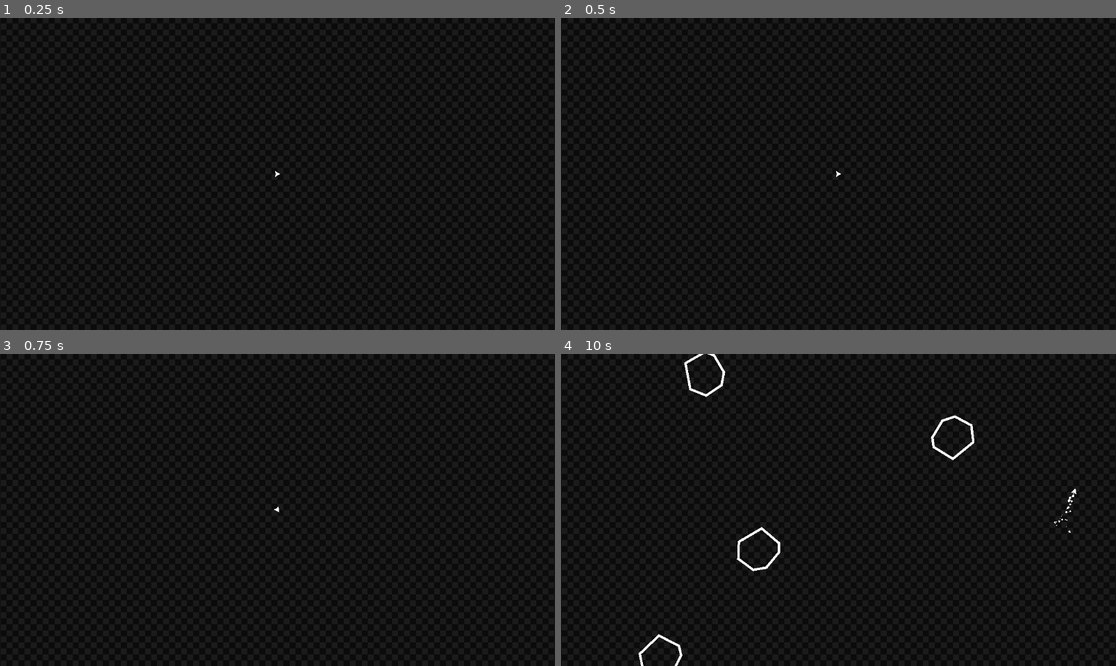
Above: before the commit, frames 1-4 (two rows, left to right).
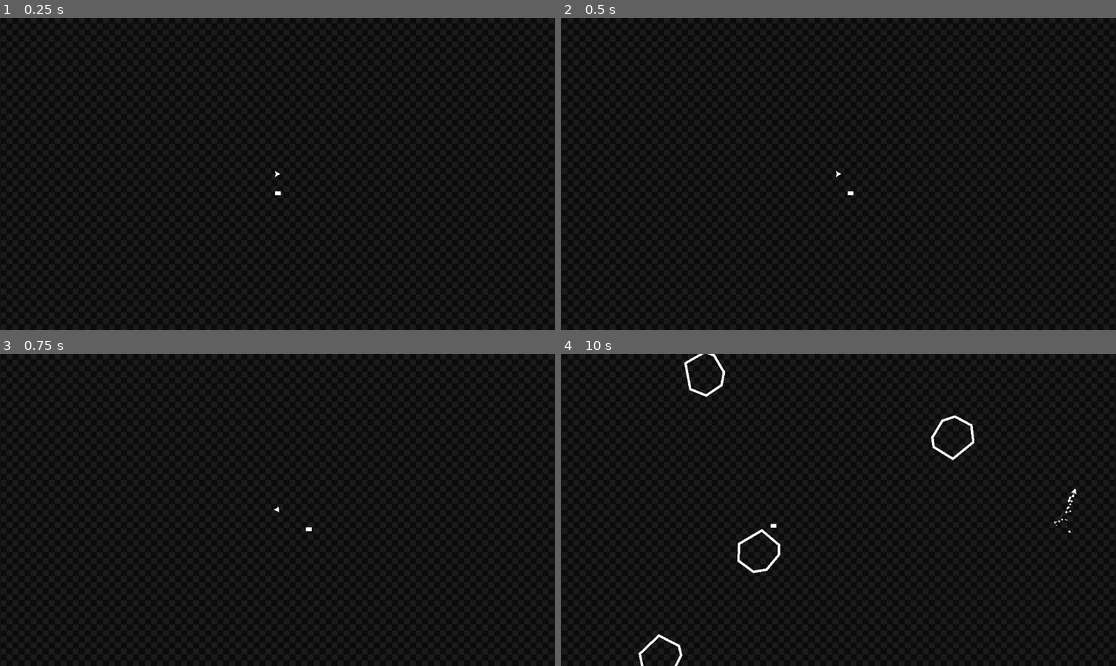
Above: after the commit, the same moments.

Repository: VI6IX/asteroidestroy
Game: Godot game, scene res://scenes/main.tscn
Same seed, same stepped clock (60 frames per second), same inputs: the game is played once before the commit and once after it.
Inputs (mouse positions are in pixels of both pictures, inside the frame that each line leads up to):
- Up to frame 1 (0.25 s): no input
- Up to frame 2 (0.5 s): no input
- Up to frame 3 (0.75 s): tap Enter at 0.5 s; move the mouse to (399, 494) at 0.52 s; hold D (pan_Right) from 0.53 s (still down); hold Space (shoot, bound only after the commit) from 0.53 s (still down)
- Up to frame 4 (10 s): click (960, 494) at 0.8 s; move the mouse to (727, 525) at 1.27 s; release D (pan_Right) at 1.28 s; release Space (shoot, bound only after the commit) at 1.28 s; hold A (pan_Left) 1.28-2.03 s; click (727, 525) at 1.35 s; tap Space (shoot, bound only after the commit) every 1.5 s from 1.55 to 9.05 s; tap Enter at 2 s; move the mouse to (894, 441) at 2.02 s; hold D (pan_Right) 2.03-2.78 s; hold Space (shoot, bound only after the commit) 2.03-2.78 s; click (894, 441) at 2.3 s; move the mouse to (810, 572) at 2.77 s; hold W (thrust) 2.78-3.53 s; click (810, 572) at 2.85 s; move the mouse to (1005, 556) at 3.52 s; hold Space (shoot, bound only after the commit) 3.53-4.28 s; hold A (pan_Left) 3.53-5.78 s; click (1005, 556) at 3.8 s; move the mouse to (672, 463) at 4.27 s; click (672, 463) at 4.35 s; move the mouse to (866, 510) at 5.02 s; hold Space (shoot, bound only after the commit) 5.03-5.78 s; click (866, 510) at 5.3 s; move the mouse to (755, 432) at 5.77 s; hold D (pan_Right) 5.78-6.53 s; click (755, 432) at 5.85 s; move the mouse to (960, 494) at 6.52 s; hold W (thrust) 6.53-7.28 s; hold Space (shoot, bound only after the commit) 6.53-7.28 s; click (960, 494) at 6.8 s; move the mouse to (727, 525) at 7.27 s; hold D (pan_Right) 7.28-8.03 s; click (727, 525) at 7.35 s; move the mouse to (894, 441) at 8.02 s; hold Space (shoot, bound only after the commit) 8.03-8.78 s; hold A (pan_Left) 8.03-9.53 s; click (894, 441) at 8.3 s; move the mouse to (810, 572) at 8.77 s; click (810, 572) at 8.85 s; move the mouse to (1005, 556) at 9.52 s; hold W (thrust) from 9.53 s (still down); hold Space (shoot, bound only after the commit) from 9.53 s (still down); click (1005, 556) at 9.8 s

The runs differ from the first frame. In frame 1, less than 0.1% of the frame differs, in the area x 49-51%, y 55-57%; in frame 2, less than 0.1%; in frame 3, less than 0.1%; in frame 4, 0.3%, in the area x 31-40%, y 54-71%.

Commit message:
feat: add thrust sfx and bullet scene

Diff:
--- a/project.godot
+++ b/project.godot
@@ -41,6 +41,6 @@
 }
 shoot={
 "deadzone": 0.2,
-"events": [Object(InputEventMouseButton,"resource_local_to_scene":false,"resource_name":"","device":-1,"window_id":0,"alt_pressed":false,"shift_pressed":false,"ctrl_pressed":false,"meta_pressed":false,"button_mask":0,"position":Vector2(0, 0),"global_position":Vector2(0, 0),"factor":1.0,"button_index":1,"canceled":false,"pressed":false,"double_click":false,"script":null)
+"events": [Object(InputEventKey,"resource_local_to_scene":false,"resource_name":"","device":-1,"window_id":0,"alt_pressed":false,"shift_pressed":false,"ctrl_pressed":false,"meta_pressed":false,"pressed":false,"keycode":32,"physical_keycode":0,"key_label":0,"unicode":32,"location":0,"echo":false,"script":null)
 ]
 }
--- /dev/null
+++ b/scenes/bullet.tscn
@@ -0,0 +1,17 @@
+[gd_scene load_steps=3 format=3 uid="uid://cbl1l66gwby0o"]
+
+[ext_resource type="Script" uid="uid://cscpu0h2pvry6" path="res://scripts/bullet.gd" id="1_mkf8s"]
+
+[sub_resource type="RectangleShape2D" id="RectangleShape2D_h1aey"]
+size = Vector2(24, 16)
+
+[node name="Bullet" type="CharacterBody2D"]
+script = ExtResource("1_mkf8s")
+
+[node name="Polygon2D" type="Polygon2D" parent="."]
+polygon = PackedVector2Array(0, -8, 24.000015, -8, 24.000015, 8.000002, 0, 8.000002)
+uv = PackedVector2Array(0, -8, 24.000015, -8, 24.000015, 8.000002, 0, 8.000002)
+
+[node name="CollisionShape2D" type="CollisionShape2D" parent="."]
+position = Vector2(12, 0)
+shape = SubResource("RectangleShape2D_h1aey")
--- a/scenes/main.tscn
+++ b/scenes/main.tscn
@@ -1,8 +1,10 @@
-[gd_scene load_steps=4 format=3 uid="uid://d3ywxnuywqkas"]
+[gd_scene load_steps=6 format=3 uid="uid://d3ywxnuywqkas"]
 
 [ext_resource type="Texture2D" uid="uid://bwjh8jchtqmkd" path="res://sprites/Checkers.jpg" id="1_sugp2"]
 [ext_resource type="PackedScene" uid="uid://da4a51vt5oopy" path="res://scenes/player.tscn" id="2_0wfyh"]
 [ext_resource type="PackedScene" uid="uid://cobe1su6w6kvs" path="res://scenes/asteroid_spawner.tscn" id="3_sugp2"]
+[ext_resource type="PackedScene" uid="uid://cbl1l66gwby0o" path="res://scenes/bullet.tscn" id="4_jyhfs"]
+[ext_resource type="PackedScene" uid="uid://ea2vv836t3ay" path="res://scenes/components/component_wrap.tscn" id="5_tbgi4"]
 
 [node name="Main" type="Node2D"]
 
@@ -20,3 +22,9 @@
 zoom = Vector2(0.5, 0.5)
 
 [node name="Asteroid Spawner" parent="." instance=ExtResource("3_sugp2")]
+
+[node name="Bullet" parent="." instance=ExtResource("4_jyhfs")]
+position = Vector2(-26, 80)
+
+[node name="WrapComponent" parent="Bullet" node_paths=PackedStringArray("COMPONENT_PARENT") instance=ExtResource("5_tbgi4")]
+COMPONENT_PARENT = NodePath("..")
--- a/scenes/player.tscn
+++ b/scenes/player.tscn
@@ -1,8 +1,10 @@
-[gd_scene load_steps=5 format=3 uid="uid://da4a51vt5oopy"]
+[gd_scene load_steps=7 format=3 uid="uid://da4a51vt5oopy"]
 
 [ext_resource type="Script" uid="uid://dthepradiqjj3" path="res://scripts/PlayerInput.gd" id="1_g2els"]
 [ext_resource type="PackedScene" uid="uid://ea2vv836t3ay" path="res://scenes/components/component_wrap.tscn" id="2_qhqgy"]
 [ext_resource type="PackedScene" uid="uid://b0hbky5vy6dgi" path="res://scenes/particles/particles_thrust.tscn" id="3_qhqgy"]
+[ext_resource type="AudioStream" uid="uid://cri1cx0nhf7cj" path="res://audio/sfx_thrust.wav" id="4_dqkch"]
+[ext_resource type="AudioStream" uid="uid://7nryn2vgjl4c" path="res://audio/sfx_shoot.wav" id="5_qlg0r"]
 
 [sub_resource type="CircleShape2D" id="CircleShape2D_rnjyy"]
 radius = 11.045361
@@ -31,4 +33,8 @@
 [node name="component_wrap" parent="." node_paths=PackedStringArray("COMPONENT_PARENT") instance=ExtResource("2_qhqgy")]
 COMPONENT_PARENT = NodePath("..")
 
-[node name="AudioStreamPlayer2D" type="AudioStreamPlayer2D" parent="."]
+[node name="sfx_thrust" type="AudioStreamPlayer2D" parent="."]
+stream = ExtResource("4_dqkch")
+
+[node name="sfx_shoot" type="AudioStreamPlayer2D" parent="."]
+stream = ExtResource("5_qlg0r")
--- a/scripts/PlayerInput.gd
+++ b/scripts/PlayerInput.gd
@@ -1,6 +1,7 @@
 extends CharacterBody2D
 @export var Raycast : RayCast2D;
 @onready var particles_thrust : Node2D = %particles_thrust.get_child(0);
+@onready var sfx_thrust : AudioStreamPlayer2D = $sfx_thrust;
 
 @export var PAN_SPEED : float = 5;
 @export var ACCELERATION : Vector2;
@@ -27,6 +28,8 @@
 		ACCELERATION = transform.x * THRUST_FORCE * delta;
 		velocity += ACCELERATION;
 		particles_thrust.set_emitting(true);
+		sfx_thrust.play();
+		#sfx_thrust_pitch_variation();
 		if velocity.length() >= MAX_SPEED:
 			velocity = velocity.limit_length(MAX_SPEED);
 
--- a/scripts/asteroid.gd
+++ b/scripts/asteroid.gd
@@ -15,4 +15,4 @@
 func _on_visible_on_screen_notifier_2d_screen_exited() -> void:
 	queue_free();
 	GLOBAL_VARIABLES.asteroid_count -= 1;
-	print("Off-screen asteroid destroyed; asteroid count reduced to " + str(GLOBAL_VARIABLES.asteroid_count));
+	#print("Off-screen asteroid destroyed; asteroid count reduced to " + str(GLOBAL_VARIABLES.asteroid_count));
--- a/scripts/asteroid_spawner.gd
+++ b/scripts/asteroid_spawner.gd
@@ -20,10 +20,10 @@
 
 func _on_timer_timeout() -> void:
 	if GLOBAL_VARIABLES.asteroid_count < GLOBAL_VARIABLES.asteroid_limit:
-		print("Asteroids can be instantiated.");
+		#print("Asteroids can be instantiated.");
 		Instantiate_Asteroid();
 		GLOBAL_VARIABLES.asteroid_count += 1;
-		print("Asteroid Count: " + str(GLOBAL_VARIABLES.asteroid_count));
+		#print("Asteroid Count: " + str(GLOBAL_VARIABLES.asteroid_count));
 	else:
-		print("Asteroid limit reached: asteroids cannot be instantiated.");
+		#print("Asteroid limit reached: asteroids cannot be instantiated.");
 		return
--- /dev/null
+++ b/scripts/bullet.gd
@@ -0,0 +1,11 @@
+extends CharacterBody2D
+
+@export var BULLET_SPEED : float = 500;
+@export var MAX_SPEED : float = 1000;
+
+func _process(delta: float) -> void:
+	if velocity.length() < MAX_SPEED:
+		velocity += transform.x * BULLET_SPEED * delta;
+	else:
+		velocity = velocity.limit_length(MAX_SPEED);
+	move_and_slide();
Not shown, changed: audio/sfx_thrust.wav.import
Not shown, added: scripts/bullet.gd.uid
Not shown, changed: audio/sfx_thrust.wav
